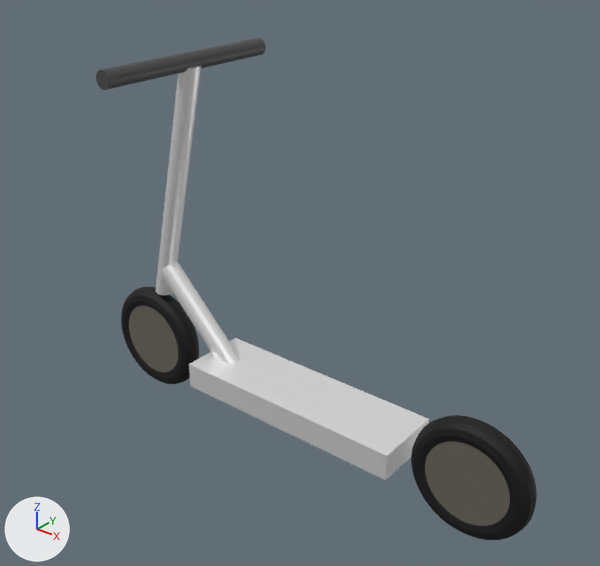
A saved change to the FBX model PROJECT/assets/3D_MODELS/BLENDER/patinete.fbx.
Both versions are drawn from a camera (50 mm lens) standing at (3.86, -3.67, 4.51) and looking at (0.94, -0.03, 2.25). The axes (+X, +Y, +Z) are drawn at lower left. The lights are the same throughout. Where no turn or scale is listed for an object, it has been applied to the vertices.
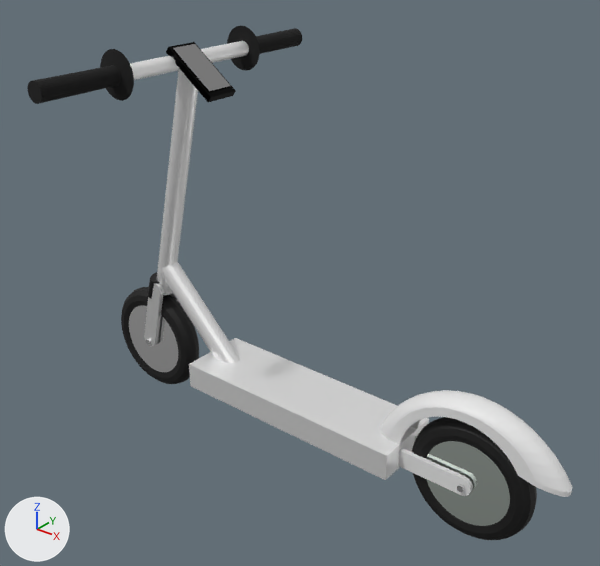
Pixel boxes [x1, y1, x2, y2] of what changed, in the pictures (600 x 566 px; the box of a moved part takes in the faces that stretch with it):
'guarda-barros', added: after [380, 390, 572, 497]
'Cylinder.004', recoloured, surface changed: [425, 441, 510, 526] in both
'llanta-b', now drawn: after [426, 441, 510, 526]
'Cylinder', recoloured, reshaped, moved, turned, rescaled: before [96, 38, 266, 90]; after [147, 272, 165, 299]
'puño-l', added (black): after [27, 49, 134, 104]
'Cylinder.001', recoloured: [129, 305, 178, 372] in both
'llanta-f', now drawn: after [129, 305, 178, 372]
'puño-r', added (black): after [227, 26, 302, 71]
'horquilla-b-l', added: after [398, 448, 473, 496]
'manillar', added: after [130, 41, 249, 80]
'screen', added: after [173, 44, 230, 92]
'screen-holder', added (black): after [166, 42, 236, 102]
'horqilla-f-l', added: after [144, 283, 163, 347]
part 1 of me_cylinder_005, moved or reshaped: before [96, 38, 266, 90]; after [130, 41, 249, 80]

The change, as a list of edits to the scene's bpy script:
```text
Change mat_material_003:
    mat_material_003.base_color: (0.063, 0.063, 0.063) -> (1.0, 1.0, 1.0)  # dark grey #474747 -> white #ffffff
Change me_cylinder_005:
    where me_cylinder_005.from_pydata(...)  # 64 vertices, 34 faces; spans x -1.0..1.0, y -1.0..1.0, z -1.0..1.0
    used by ob_cylinder; location = (0.028, 0.004, 3.494); rotation_euler = (-1.571, 0.0, 0.0), in degrees (-90, 0, 0); scale = (0.0585, 0.0563, 0.671)
    me_cylinder_005 part 1: the whole mesh is multiplied about its middle by the matrix ((0.051, 0.0, 0.0), (0.0, 0.0, 0.585), (0.0, -0.049, 0.0))
Add me_cylinder_010:
    me_cylinder_010.from_pydata(...)  # a 32-sided cylinder along z spanning x -1.0..1.0, y -1.0..1.0, z -1.0..1.0
    me_cylinder_010.materials.append(mat_material_013)  # black #000000
Add me_cylinder_011:
    me_cylinder_011.from_pydata(...)  # a 32-sided cylinder along z spanning x -1.0..1.0, y -1.0..1.0, z -1.0..1.0
    me_cylinder_011.materials.append(mat_material_014)  # white #e7e7e7
Add me_cylinder_009:
    me_cylinder_009.from_pydata(...)  # a 32-sided cylinder along z spanning x -1.0..1.0, y -1.0..1.0, z -1.0..1.0
    me_cylinder_009.materials.append(mat_material_012)  # white #e7e7e7
Add me_cube_001:
    me_cube_001.from_pydata([(-0.185, -0.11, 0.112), (-0.159, -0.11, 0.147), (-0.185, 0.11, 0.112), (-0.159, 0.11, 0.147), (0.159, -0.11, -0.147), (0.185, -0.11, -0.112), (0.159, 0.11, -0.147), (0.185, 0.11, -0.112)], [], [(0, 1, 3, 2), (2, 3, 7, 6), (6, 7, 5, 4), (4, 5, 1, 0), (2, 6, 4, 0), (7, 3, 1, 5)])
    me_cube_001.materials.append(mat_material_011)  # black #000000
Add me_cube_006:
    me_cube_006.from_pydata([(-0.158, -0.094, 0.096), (-0.136, -0.094, 0.125), (-0.158, 0.094, 0.096), (-0.136, 0.094, 0.125), (0.136, -0.094, -0.125), (0.158, -0.094, -0.096), (0.136, 0.094, -0.125), (0.158, 0.094, -0.096)], [], [(0, 1, 3, 2), (2, 3, 7, 6), (6, 7, 5, 4), (4, 5, 1, 0), (2, 6, 4, 0), (7, 3, 1, 5)])
    me_cube_006.materials.append(mat_material_015)  # grey #ababab
Change ob_cylinder_004:
    ob_cylinder_004: bpy.data.objects.new('Cylinder.004', me_cylinder_006) -> bpy.data.objects.new('Cylinder.004', me_cylinder_011)
Change ob_cylinder_001:
    ob_cylinder_001: bpy.data.objects.new('Cylinder.001', me_cylinder_001) -> bpy.data.objects.new('Cylinder.001', me_cylinder_009)
Change ob_cylinder:
    ob_cylinder: bpy.data.objects.new('Cylinder', me_cylinder_005) -> bpy.data.objects.new('Cylinder', me_cylinder_010)
    ob_cylinder.location: (0.028, 0.004, 3.494) -> (-0.391, 0.009, 1.83)
    ob_cylinder.rotation_euler: (-1.571, 0.0, 0.0) -> (0.0, 0.287, 0.0)  # degrees (-90, 0, 0) -> degrees (0, 16, 0)
    ob_cylinder.scale: (0.0585, 0.0563, 0.671) -> (0.0565, 0.117, 0.0778)
Add ob_puño_l:
    ob_puño_l = bpy.data.objects.new('puño-l', me_cylinder_008)  # 96 vertices, 66 faces; spans x -0.147..0.147, y -0.281..0.281, z -0.147..0.147; in mat_material_010 (black #101010)
    ob_puño_l.location = (-0.01, -0.814, 3.495)
Add ob_manillar:
    ob_manillar = bpy.data.objects.new('manillar', me_cylinder_005)
    ob_manillar.location = (-0.01, 0.004, 3.494)
Add ob_guarda_barros:
    ob_guarda_barros = bpy.data.objects.new('guarda-barros', me_mesh)  # 800 vertices, 798 faces; spans x -0.626..0.616, y 0.0..0.2, z -0.13..0.471
    ob_guarda_barros.location = (2.169, -0.092, 1.416)
Add ob_puño_r:
    ob_puño_r = bpy.data.objects.new('puño-r', me_cylinder_007)  # 96 vertices, 66 faces; spans x -0.147..0.147, y -0.281..0.281, z -0.147..0.147; in mat_material_009 (black #101010)
    ob_puño_r.location = (-0.01, 0.836, 3.495)
Add ob_horquilla_b_l:
    ob_horquilla_b_l = bpy.data.objects.new('horquilla-b-l', me_cube_004)  # 128 vertices, 126 faces; spans x -0.31..0.263, y -0.026..0.006, z -0.055..0.066
    ob_horquilla_b_l.location = (1.992, -0.074, 1.342)
Add ob_horqilla_f_l:
    ob_horqilla_f_l = bpy.data.objects.new('horqilla-f-l', me_cube_003)  # 128 vertices, 126 faces; spans x -0.123..0.102, y -0.026..0.006, z -0.303..0.259; in mat_material_032 (white #e7e7e7)
    ob_horqilla_f_l.location = (-0.392, -0.074, 1.626)
Add ob_screen_holder:
    ob_screen_holder = bpy.data.objects.new('screen-holder', me_cube_001)
    ob_screen_holder.location = (0.143, -0.002, 3.449)
Add ob_screen:
    ob_screen = bpy.data.objects.new('screen', me_cube_006)
    ob_screen.location = (0.143, -0.002, 3.463)
```
